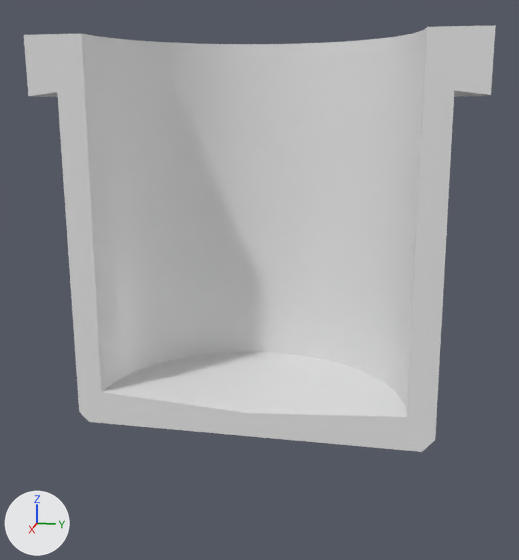
A saved change to the FBX model Assets/Models/container_half.fbx.
One viewpoint serves both versions: a camera (50 mm lens) standing at (0.34, 0.074, 0.262) and looking at (-0.007, 0.005, 0.176). Arrows for +X, +Y and +Z are at lower left; the lights stay in place. Where no turn or scale is listed for an object, it has been applied to the vertices.

Objects in the first picture: 'containerhalf'.
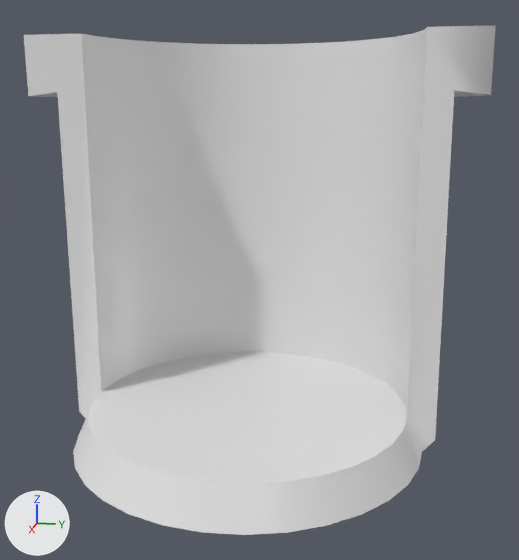
Changed parts and their boxes (x1, y1, x2, y2) in the pictures (519 x 560 px):
'containerhalf', reshaped (19% taller): before (24, 25, 496, 452); after (24, 25, 496, 535)
part 1 of me_cube_000, built on: before (89, 392, 422, 452); after (73, 392, 422, 535)

The change, as a diff of the scene's bpy script:
```diff
--- a/Assets/Models/container_half.fbx.py
+++ b/Assets/Models/container_half.fbx.py
@@ me_cube_000 @@
 # used by ob_containerhalf; location = (0.0, 0.0, 0.0)
-me_cube_000.from_pydata(...)  # 121 vertices, 135 faces; spans x -0.111..0.0, y -0.111..0.11, z 0.093..0.295
+me_cube_000.from_pydata(...)  # 151 vertices, 182 faces; spans x -0.111..0.089, y -0.111..0.11, z 0.093..0.295
+# me_cube_000 part 1
+# 1 face is deleted
+# 30 vertices are added at x 0.016..0.089, y -0.087..0.088, z 0.093..0.111
+# 48 new faces join them
 me_cube_000.materials.append(mat_material_100)
-me_cube_000.materials.append(mat_material_101)  # white #e7e7e7
```
